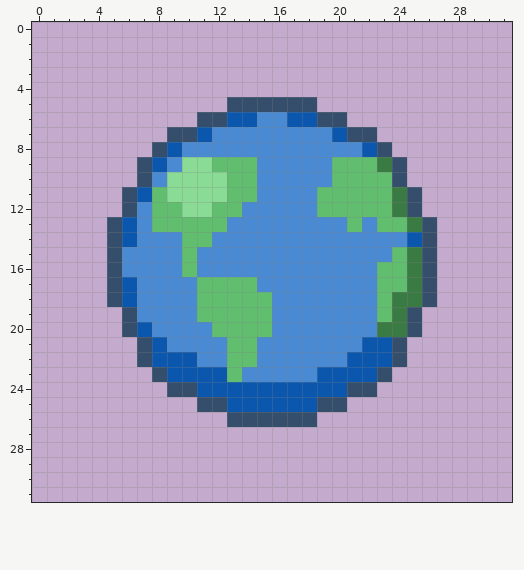
Pixel-art sprite, stored at Images/Earth.png. That is the earlier state.
The file is 32x32 pixels.
Once edited:
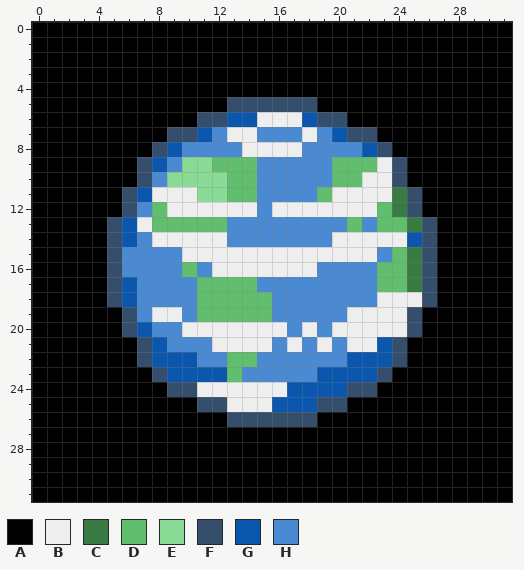
Palette (. is transparent): A #000000  B #eeeeee  C #3a7a43  D #62be6f  E #8adb95  F #344e6c  G #0b57ad  H #498ad2
From old to new:
There is now colour A in rows 0 to 4 at x 0 to 31; in row 5 at x 0 to 12 and 19 to 31; in row 6 at x 0 to 10 and 21 to 31; in row 7 at x 0 to 8 and 23 to 31; in row 8 at x 0 to 7 and 24 to 31; in rows 9 to 10 at x 0 to 6 and 25 to 31.
There is now colour A in rows 11 to 12 at x 0 to 5 and 26 to 31; in rows 13 to 18 at x 0 to 4 and 27 to 31; in rows 19 to 20 at x 0 to 5 and 26 to 31; in rows 21 to 22 at x 0 to 6 and 25 to 31; in row 23 at x 0 to 7 and 24 to 31; in row 24 at x 0 to 8 and 23 to 31.
There is now colour A in row 25 at x 0 to 10 and 21 to 31; in row 26 at x 0 to 12 and 19 to 31; in rows 27 to 31 at x 0 to 31.
The edit turns colour C into colour B in row 9 at x 23; in row 18 at x 24 to 25; in row 19 at x 24; in row 20 at x 23 to 24.
The edit turns colour D into colour B in row 10 at x 22 to 23; in row 11 at x 8 and 20 to 23; in row 12 at x 9, 12 to 13 and 19 to 22; in row 14 at x 10 to 11; in row 15 at x 10; in rows 18 to 19 at x 23.
The edit turns colour D into colour B in row 20 at x 12 to 15; in row 21 at x 13 to 14.
The edit turns colour E into colour B in row 11 at x 9 to 10; in row 12 at x 10 to 11.
The edit turns colour G into colour B in row 6 at x 17; in row 21 at x 22; in row 24 at x 11 to 16; in row 25 at x 13 to 15.
The edit turns colour H into colour B in row 6 at x 15 to 16; in row 7 at x 13 to 14 and 18; in row 8 at x 14 to 17; in row 12 at x 14 and 16 to 18; in row 13 at x 7; in row 14 at x 8 to 9, 12 and 20 to 24.
The edit turns colour H into colour B in row 15 at x 11 to 22; in row 16 at x 12 to 18; in row 19 at x 8 to 9 and 21 to 22; in row 20 at x 10 to 11, 16, 18 and 20 to 22; in row 21 at x 12, 15, 17, 19 and 21.
